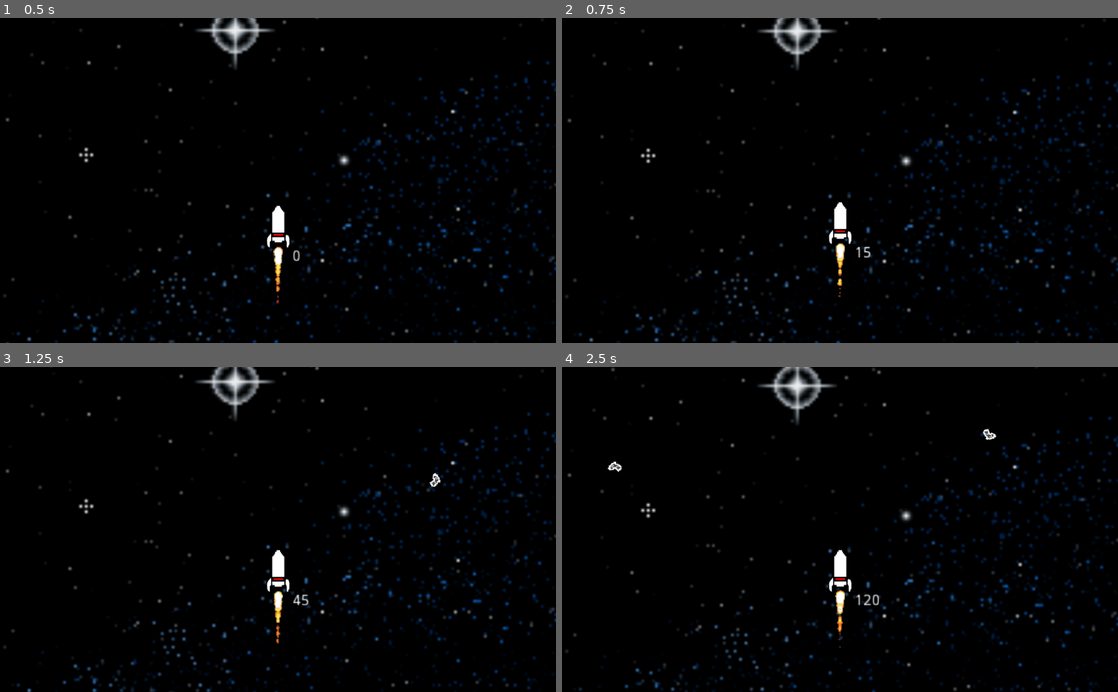
Above: before the commit, frames 1-4 (two rows, left to right).
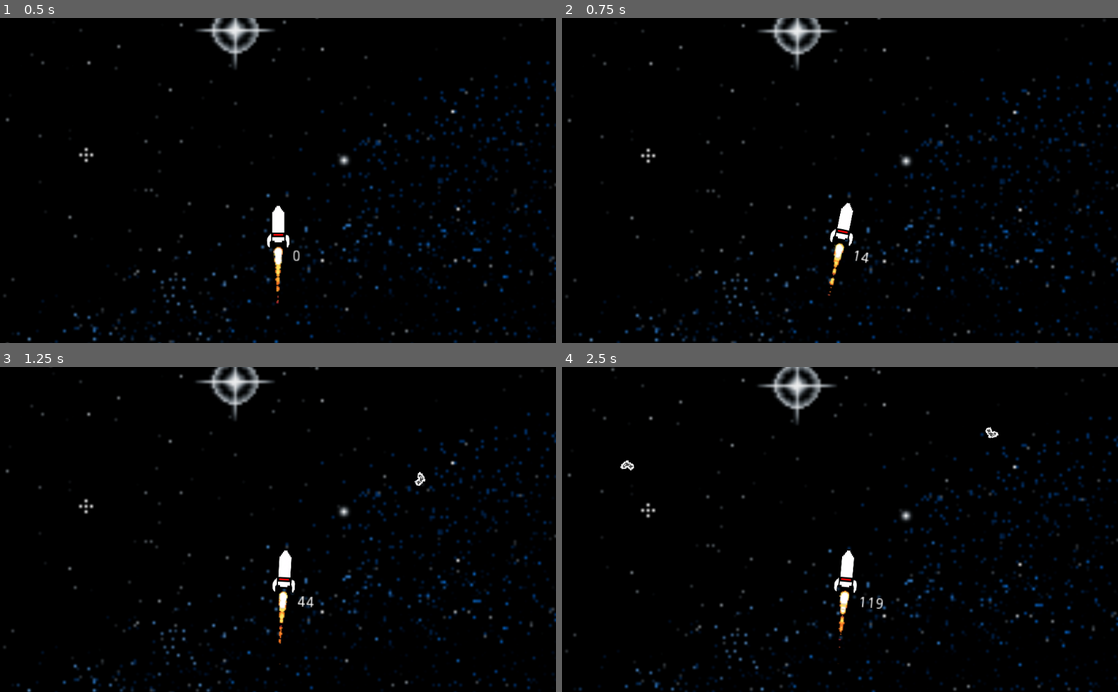
Above: after the commit, the same moments.

Repository: abheekda1/astervoid
Game: Godot game, scene res://Game Scenes/Game.tscn
Same seed, same stepped clock (60 frames per second), same inputs: the game is played once before the commit and once after it.
Inputs (mouse positions are in pixels of both pictures, inside the frame that each line leads up to):
- Up to frame 1 (0.5 s): no input
- Up to frame 2 (0.75 s): move the mouse to (962, 164) at 0.52 s; click (962, 164) at 0.67 s
- Up to frame 3 (1.25 s): no input
- Up to frame 4 (2.5 s): move the mouse to (728, 545) at 1.27 s; click (728, 545) at 1.42 s; move the mouse to (895, 458) at 2.02 s; click (895, 458) at 2.17 s

Frame 1 is identical in both runs. In frame 2, 0.6% of the frame differs, in the area x 47-56%, y 56-86%; in frame 3, 0.8%; in frame 4, 0.9%, in the area x 8-79%, y 18-92%.
Error before the commit: Invalid get index 'position' (on base: 'GDScriptNativeClass'). (res://Scripts/Rocket.gd:23)

Commit message:
First working mobile prototype
There's still a little lag, but it's going good.

Diff:
--- a/Scripts/Rocket.gd
+++ b/Scripts/Rocket.gd
@@ -20,14 +20,15 @@
 		yield(get_tree().create_timer(1.5), "timeout")
 		queue_free()
 		get_tree().reload_current_scene()
-	if (InputEventScreenTouch.position <= get_viewport_rect().size.x/2):
-		if angle > -1.5:
-			rotate(-0.05)
-			angle -= 0.05
-	elif (InputEventScreenTouch.position > get_viewport_rect().size.x/2):
-		if angle < 1.5:
-			rotate(0.05)
-			angle += 0.05
+	if Input.is_mouse_button_pressed(BUTTON_LEFT):
+		if (get_viewport().get_mouse_position().x <= get_viewport_rect().size.x/2):
+			if angle > -1.5:
+				rotate(-0.05)
+				angle -= 0.05
+		elif (get_viewport().get_mouse_position().x > get_viewport_rect().size.x/2):
+			if angle < 1.5:
+				rotate(0.05)
+				angle += 0.05
 	else:
 		rotate(-angle/25)
 		angle -= angle/25
Not shown, changed: export_presets.cfg
Not shown, changed: .gitignore
